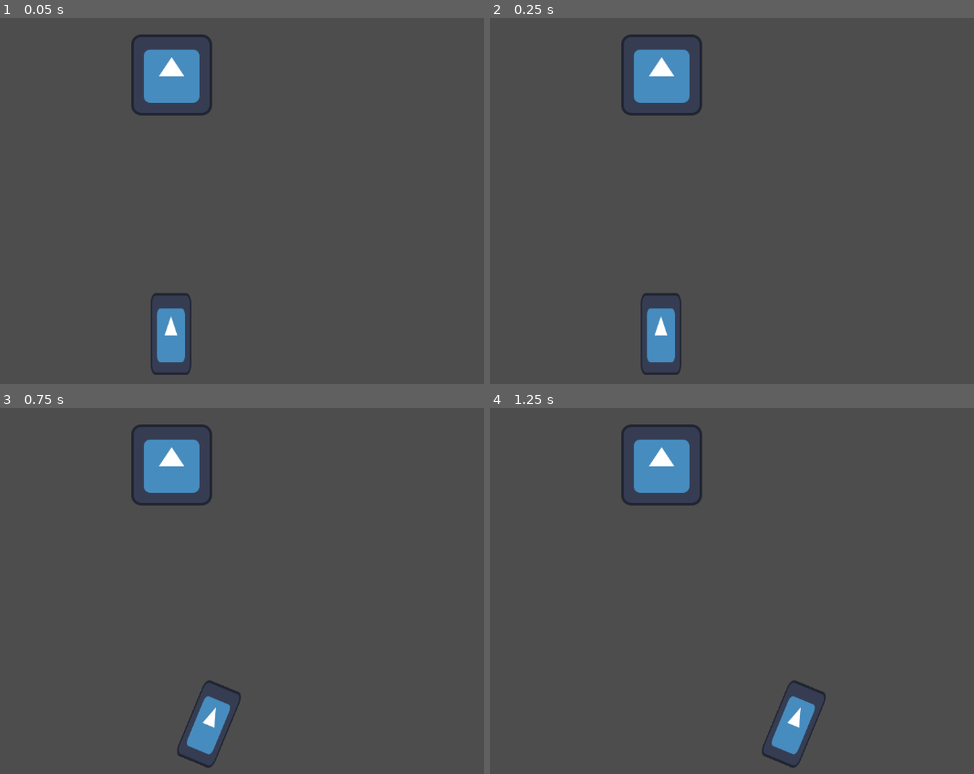
Above: before the commit, frames 1-4 (two rows, left to right).
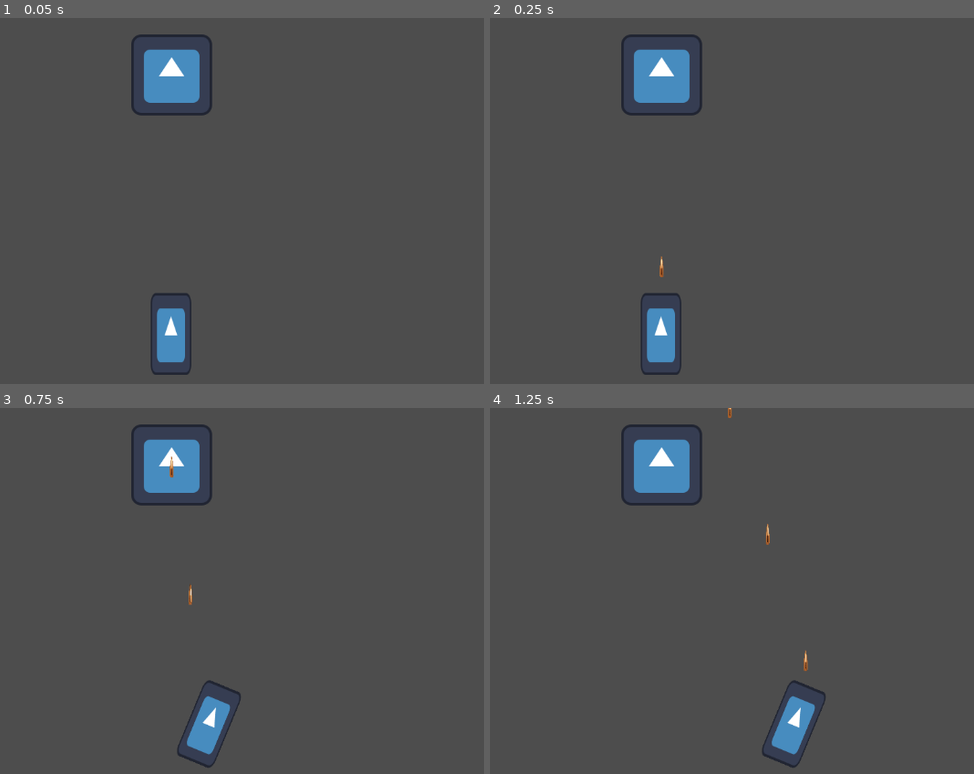
Above: after the commit, the same moments.

Repository: KopyB/TugasGIMPARTY13
Game: Godot game, scene res://scenes/main.tscn
The game is run twice, just before and just after one commit, with the same random seed, the same clock (stepped at 60 frames per second) and the same inputs. The engine's default icon, where the game draws it, is replaced by a stand-in: a white triangle on a blue panel in a dark square.
Inputs:
- Up to frame 1 (0.05 s): no input
- Up to frame 2 (0.25 s): no input
- Up to frame 3 (0.75 s): tap Enter at 0.5 s; hold Right (ui_right) from 0.53 s (still down)
- Up to frame 4 (1.25 s): keep holding Right (ui_right)

Frame 1 is identical in both runs. In frame 2, less than 0.1% of the frame differs, in the area x 35-36%, y 65-71%; in frame 3, less than 0.1%; in frame 4, 0.1%, in the area x 49-66%, y 0-72%.

Commit message:
ship shooting
feat: playerbullet scene, assets, script(1)

Diff:
--- a/scenes/bulletplayer.tscn
+++ b/scenes/bulletplayer.tscn
@@ -1,5 +1,24 @@
-[gd_scene format=3 uid="uid://cyxqkt025og7s"]
+[gd_scene load_steps=4 format=3 uid="uid://cyxqkt025og7s"]
+
+[ext_resource type="Script" uid="uid://bab4yc7salbno" path="res://scripts/bulletplayer.gd" id="1_7xqyn"]
+[ext_resource type="Texture2D" uid="uid://drxqwc74gefam" path="res://assets/bullet-png.png" id="1_qx8iq"]
+
+[sub_resource type="RectangleShape2D" id="RectangleShape2D_7xqyn"]
+size = Vector2(6.5, 35.25)
 
 [node name="PLBullet" type="Area2D"]
+script = ExtResource("1_7xqyn")
 
 [node name="Sprite2D" type="Sprite2D" parent="."]
+position = Vector2(6.938894e-18, 0)
+rotation = -1.5706083
+scale = Vector2(0.114048235, 0.08328327)
+texture = ExtResource("1_qx8iq")
+
+[node name="CollisionShape2D" type="CollisionShape2D" parent="."]
+position = Vector2(0, -0.375)
+shape = SubResource("RectangleShape2D_7xqyn")
+
+[node name="VisibleOnScreenNotifier2D" type="VisibleOnScreenNotifier2D" parent="."]
+
+[connection signal="screen_exited" from="VisibleOnScreenNotifier2D" to="." method="_on_visible_on_screen_notifier_2d_screen_exited"]
--- a/scenes/main.tscn
+++ b/scenes/main.tscn
@@ -29,6 +29,13 @@
 scale = Vector2(0.5, 1.0117188)
 texture = ExtResource("2_h2yge")
 
+[node name="Timer" type="Timer" parent="CharacterBody2D"]
+wait_time = 0.2
+autostart = true
+
+[node name="FiringPosition" type="Marker2D" parent="CharacterBody2D"]
+position = Vector2(1, -73)
+
 [node name="StaticBody2D" type="StaticBody2D" parent="."]
 position = Vector2(580, 90)
 
@@ -51,3 +58,5 @@
 
 [node name="CollisionShape2D2" type="CollisionShape2D" parent="BorderRight"]
 shape = SubResource("RectangleShape2D_h2yge")
+
+[connection signal="timeout" from="CharacterBody2D/Timer" to="CharacterBody2D" method="_on_timer_timeout"]
--- /dev/null
+++ b/scripts/bulletplayer.gd
@@ -0,0 +1,9 @@
+extends Area2D
+
+@export var speed = 1000
+
+func _process(delta):
+	position.y -= speed * delta
+
+func _on_visible_on_screen_notifier_2d_screen_exited() -> void:
+	queue_free()
--- a/scripts/character_body_2d.gd
+++ b/scripts/character_body_2d.gd
@@ -4,6 +4,8 @@
 const SPEED = 300.0
 var rotation_speed = 2
 var rotation_direction = 0
+
+var bullet_scene = preload("res://scenes/bulletplayer.tscn")
 
 func _ready():
 	target_position = global_position # Store initial position as center
@@ -33,3 +35,10 @@
 		rotation = rotation_minmax
 
 	#move_and_slide()
+
+
+func _on_timer_timeout() -> void: # BURST MODE
+	var bullet = bullet_scene.instantiate()
+	bullet.global_position = $FiringPosition.global_position #adjust starting firing position
+
+	get_parent().add_child(bullet)
Binary file added: assets/bullet-png.png
Not shown, added: assets/bullet-png.png.import
Not shown, added: scripts/bulletplayer.gd.uid
